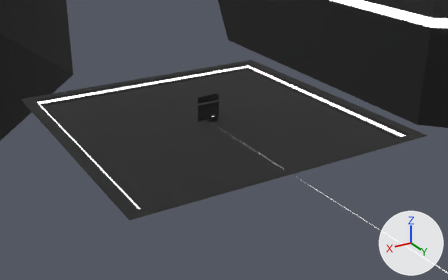
The Blender file blender/weapons.blend: old version first, new version second.
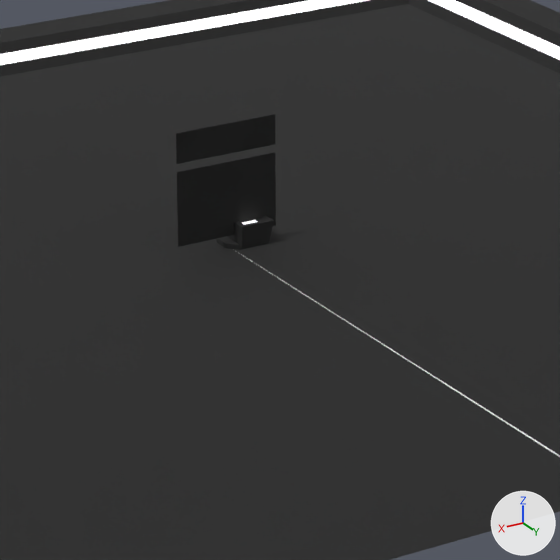
Old and new are each drawn from a 50 mm lens placed at (27.66, 48.97, 22.15), pointed at (-0.57, 1.92, -1.38) and again close up on the part from 36% to 62% of the width and 25% to 67% of the height. Lighting does not change. The marker at lower right points along +X, +Y and +Z.

Names of what the first close-up shows: '1enviroment', '3robot1', '5menu.', 'menu.002'.
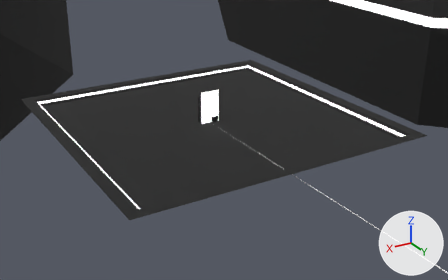
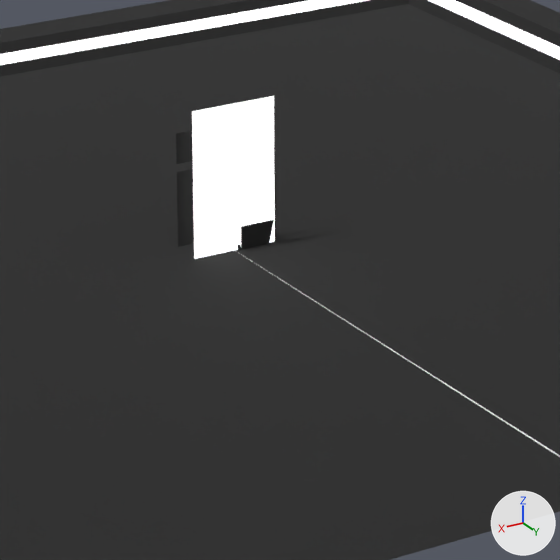
Diff of the bpy script that builds the scene:
```diff
--- a/blender/weapons.blend.py
+++ b/blender/weapons.blend.py
@@ me_plane_004 @@
+me_plane_004.from_pydata([(-1.0, -1.0, 0.0), (1.0, -1.0, 0.0), (-1.0, 1.0, 0.0), (1.0, 1.0, 0.0)], [], [(0, 1, 3, 2)])
+me_plane_004.materials.append(mat_emissive)  # white #e7e7e7
@@ ob_whitebg @@
+ob_whitebg = bpy.data.objects.new('whitebg', me_plane_004)
+ob_whitebg.parent = ob_5menu
+ob_whitebg.matrix_parent_inverse = Matrix(((0.864, 0.0, 0.0, 0.0), (0.0, 0.0, 1.233, 0.0), (0.0, -2.177, 0.0, 0.0), (0.0, 0.0, 0.0, 1.0)))
+ob_whitebg.location = (0.0, 0.273, 1.428)
+ob_whitebg.rotation_euler = (1.571, 0.0, 0.0)  # degrees (90, 0, 0)
+ob_whitebg.scale = (0.955, 1.75, 1.0)
```

Where the change shows, as pixel boxes (x1, y1, x2, y2) in the close-ups (560 x 560 px):
'whitebg', added
    after: (192, 96, 275, 259)
'5menu.', unchanged, covered by the edit
    both: (177, 153, 276, 247)
'menu.002', unchanged, covered by the edit
    both: (176, 114, 275, 164)
